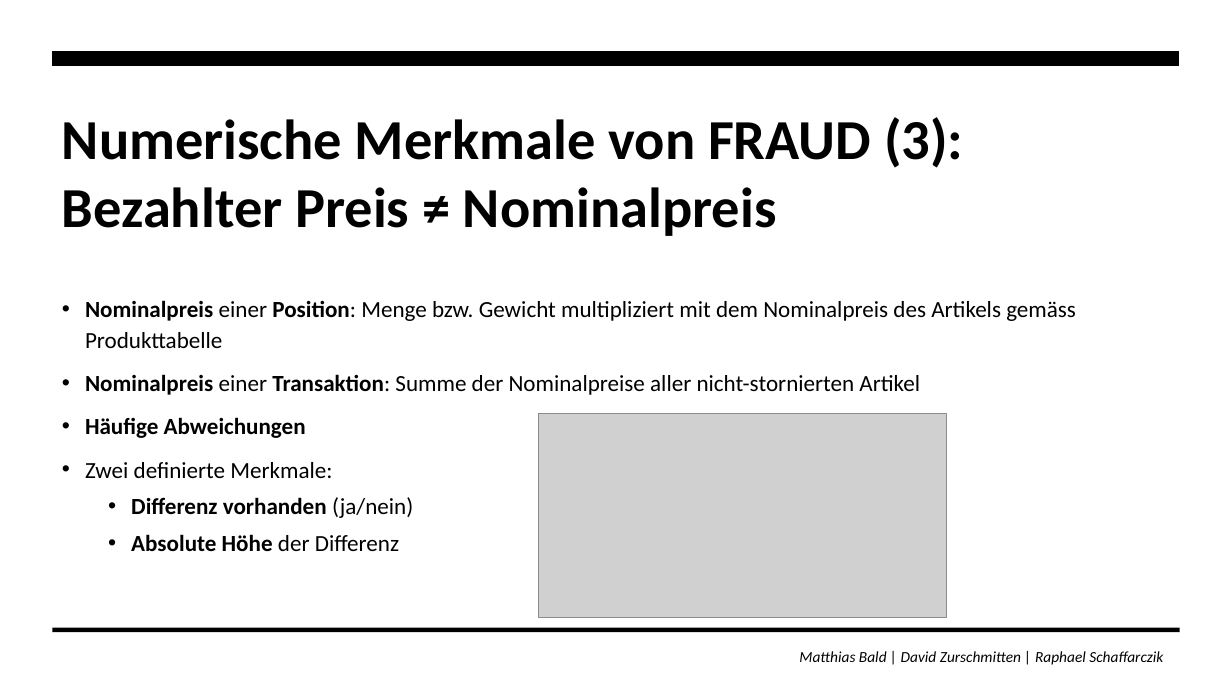
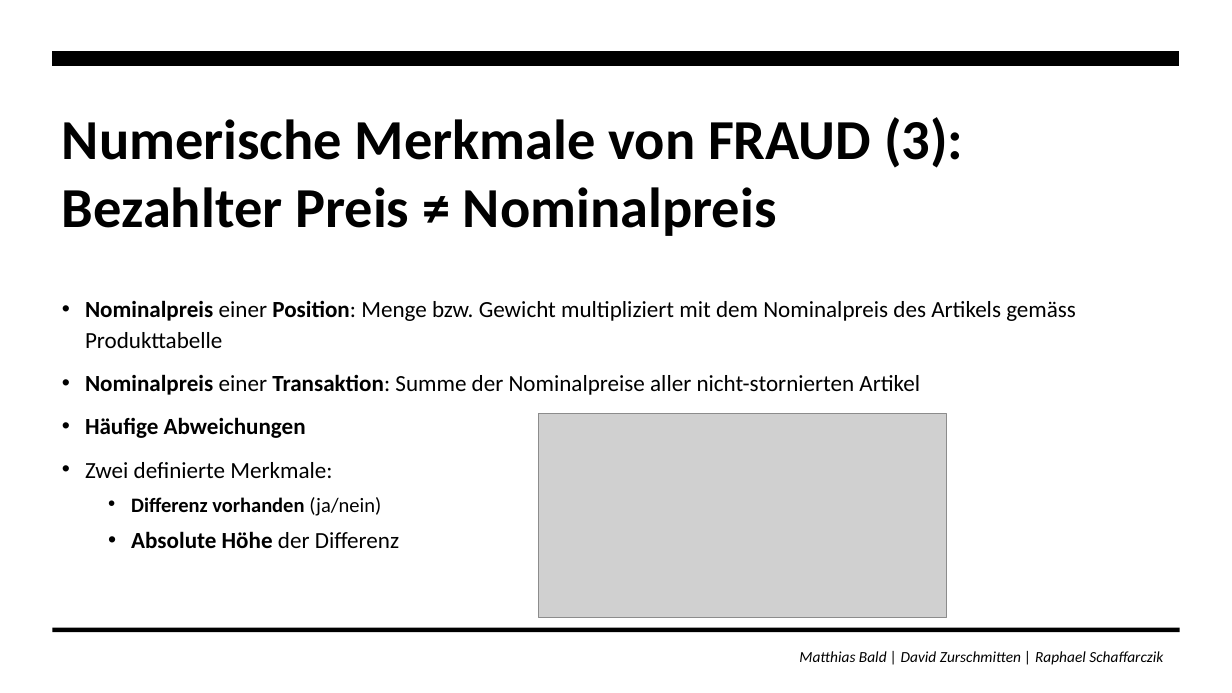
Before and after one commit to zurdavid/projektpraktikum-datascience, a slide deck: slide 20 of präsentationen/Meilenstein2_Praesentation_FINAL.pptx. Drawn at 1232x693 pixels with LibreOffice and Linux fonts; fonts in the diff are those of the drawing; grey boxes stand for pictures; background and template pictures are left out. Boxes give left, top, right and bottom in pixels: in the first picture for what was removed or moved away, otherwise in the second. Text is boxed around its words. In the diff, an @@ line names an element or a change of style, - is before the commit and + after.

```diff
--- a/präsentationen/Meilenstein2_Praesentation_FINAL.pptx
+++ b/präsentationen/Meilenstein2_Praesentation_FINAL.pptx
@@ text at (131, 497, 381, 516): size 18 to 16 pt in "Differenz vorhanden (ja/nein)" @@
```
Also in this commit, not shown: 5 other slides changed, 1 other file.
